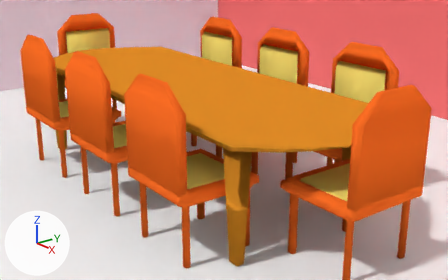
Before and after pictures for a commit that changed the Blender file dining table set.blend.
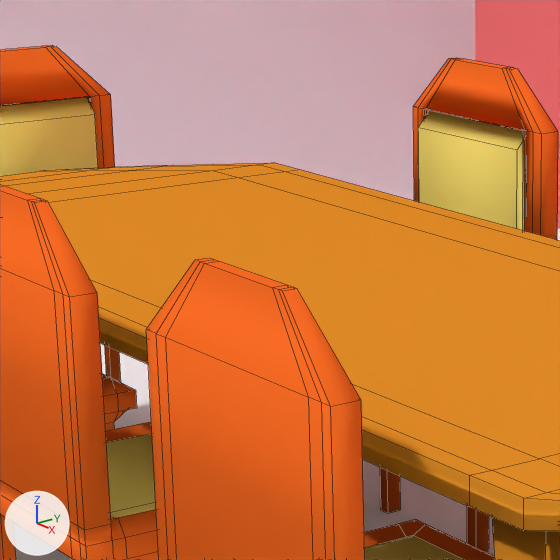
Each version appears first from a camera (50 mm lens) standing at (6.6, -5.03, 3.48) and looking at (-0.23, 0.11, 0.58), and next in a close-up on the part from 18% to 54% of the width and 0% to 57% of the height. The axes (+X, +Y, +Z) are drawn at lower left. The lights are the same throughout. The close-ups show mesh edges as thin lines.

Before the edit, the objects in view are built like this:
```python
me_cube_001 = bpy.data.meshes.new('Cube.001')
me_cube_001.from_pydata(...)  # 164 vertices, 162 faces; spans x -1.0..1.0, y -1.0..1.0, z -12.0..8.2
me_cube_001.polygons.foreach_set('use_smooth', [True] * 162)
# faces by material slot: [152, 10]
me_cube_001.materials.append(mat_chair_material)  # orange #ff6f26
me_cube_001.materials.append(mat_cushion)  # yellow #ffe573
me_cube_013 = bpy.data.meshes.new('Cube.013')
me_cube_013.from_pydata(...)  # 164 vertices, 162 faces; spans x -1.0..1.0, y -1.0..1.0, z -12.0..8.2
me_cube_013.polygons.foreach_set('use_smooth', [True] * 162)
# faces by material slot: [152, 10]
me_cube_013.materials.append(mat_chair_material)  # orange #ff6f26
me_cube_013.materials.append(mat_cushion)  # yellow #ffe573
me_plane = bpy.data.meshes.new('Plane')
me_plane.from_pydata([(-1.0, -1.0, 0.0), (1.0, -1.0, 0.0), (-1.0, 1.0, 0.0), (1.0, 1.0, 0.0)], [], [(0, 1, 3, 2)])
me_plane.polygons.foreach_set('use_smooth', [True] * 1)
me_plane.materials.append(mat_plane)  # white #ffffff
ob_cube_003 = bpy.data.objects.new('Cube.003', me_cube_001)
ob_cube_003.location = (-2.083, 0.946, 0.822)
ob_cube_003.rotation_euler = (3.142, 0.0, 0.0)  # degrees (180, 0, 0)
ob_cube_003.scale = (0.534, 0.534, 0.0999)
ob_cube_006 = bpy.data.objects.new('Cube.006', me_cube_013)
ob_cube_006.location = (-2.094, -1.369, 0.822)
ob_cube_006.rotation_euler = (3.142, 0.0, 3.142)  # degrees (180, 0, 180)
ob_cube_006.scale = (0.534, 0.534, 0.0999)
ob_plane = bpy.data.objects.new('Plane', me_plane)
ob_plane.location = (0.0, 0.0, 0.0)
ob_plane.scale = (8.15, 8.15, 8.15)
# also in view: 'Cube.007' at (-3.49, -0.21, 1.01); 'Plane.002' at (-7.37, 0.0, 0.0); 'Plane.001' at (0.0, 5.29, 0.0); 'Cube.005' at (-0.46, -1.37, 1.01); 'Cube' at (-0.48, -0.37, 0.75)
```
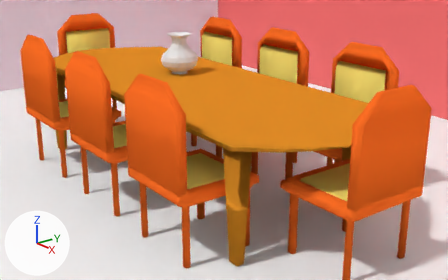
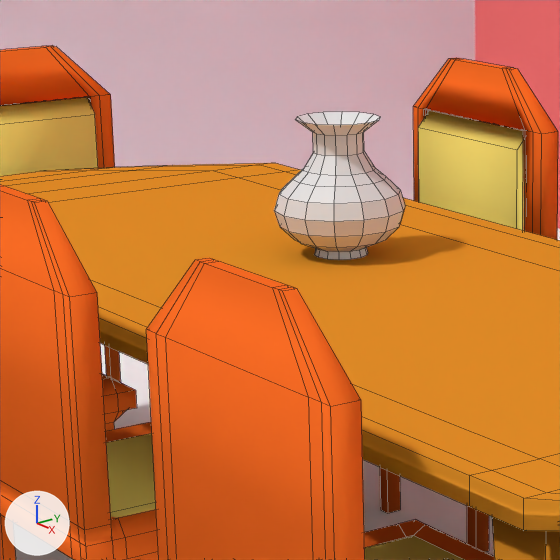
Commit message: added vase

Changed parts and their boxes [x1, y1, x2, y2] in the close-ups (560 x 560 px):
'Sphere', added
    after: [274, 112, 405, 260]

The edits, one by one:
Mesh me_sphere_003 is new.
It has 154 vertices, 141 faces and spans x -0.97..0.97, y -1.0..1.0, z -1.09..2.1.
Object 'Sphere' (ob_sphere) is new; it shows me_sphere_003.
Its location is (-0.939, -0.166, 1.677).
Its rotation in degrees is (0, 0, 180).
Its scale is (0.274, 0.274, 0.177).
